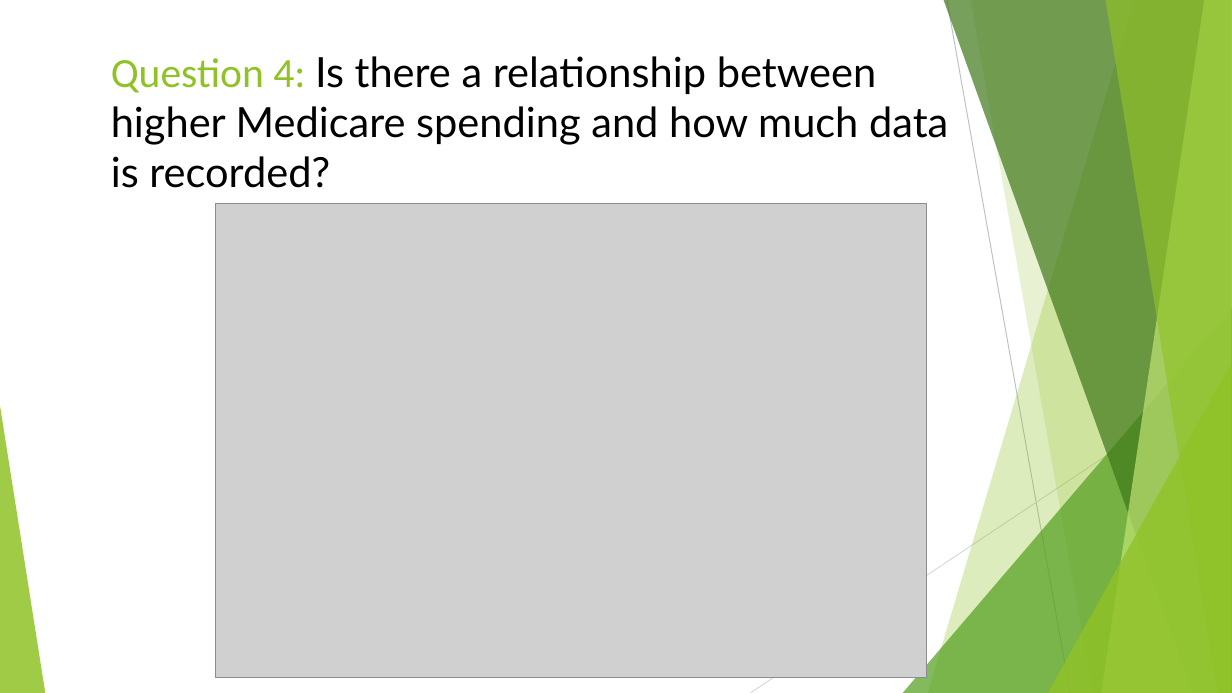
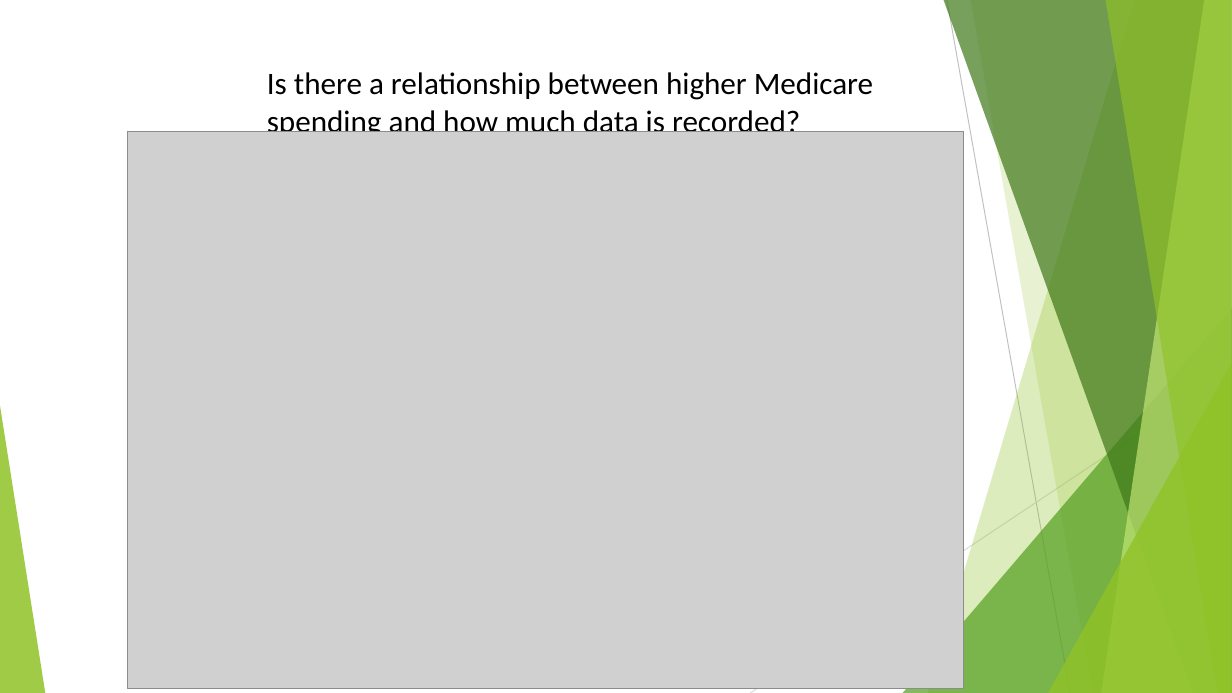
Before and after one commit to TedMur/SnakeBait, a slide deck: slide 11 of SnakeBitePresentation.pptx. Drawn at 1232x693 pixels with LibreOffice and Linux fonts; fonts in the diff are those of the drawing; grey boxes stand for pictures. Boxes give left, top, right and bottom in pixels: in the first picture for what was removed or moved away, otherwise in the second. Text is boxed around its words. In the diff, an @@ line names an element or a change of style, - is before the commit and + after.

```diff
--- a/SnakeBitePresentation.pptx
+++ b/SnakeBitePresentation.pptx
@@ title at [267, 72, 873, 139]: text changed; size 32.4 to 24.3 pt; font Lato to Calibri @@
-Question 4: Is there a relationship between higher Medicare spending and how much data is recorded?
+Is there a relationship between higher Medicare spending and how much data is recorded?
@@ picture: place and size @@
-picture at [215, 203, 927, 677]
+picture at [128, 131, 964, 689]
```
Also in this commit, not shown: 9 other slides changed.
